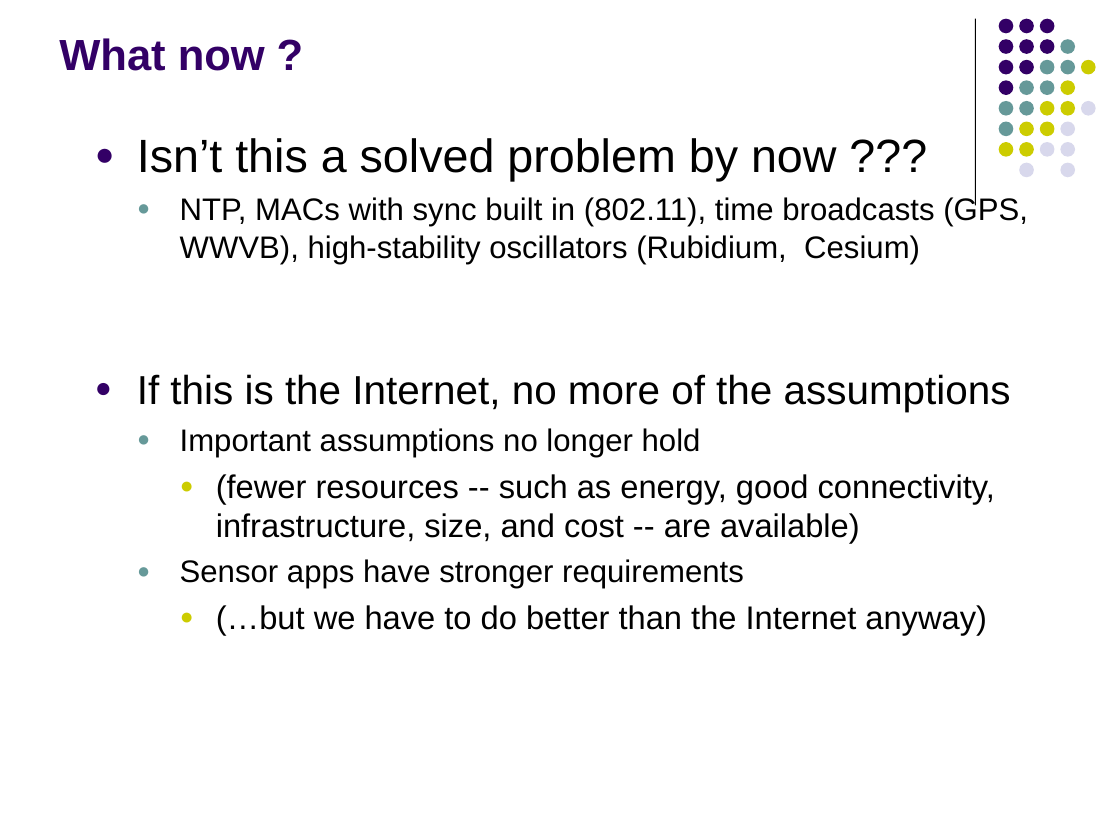
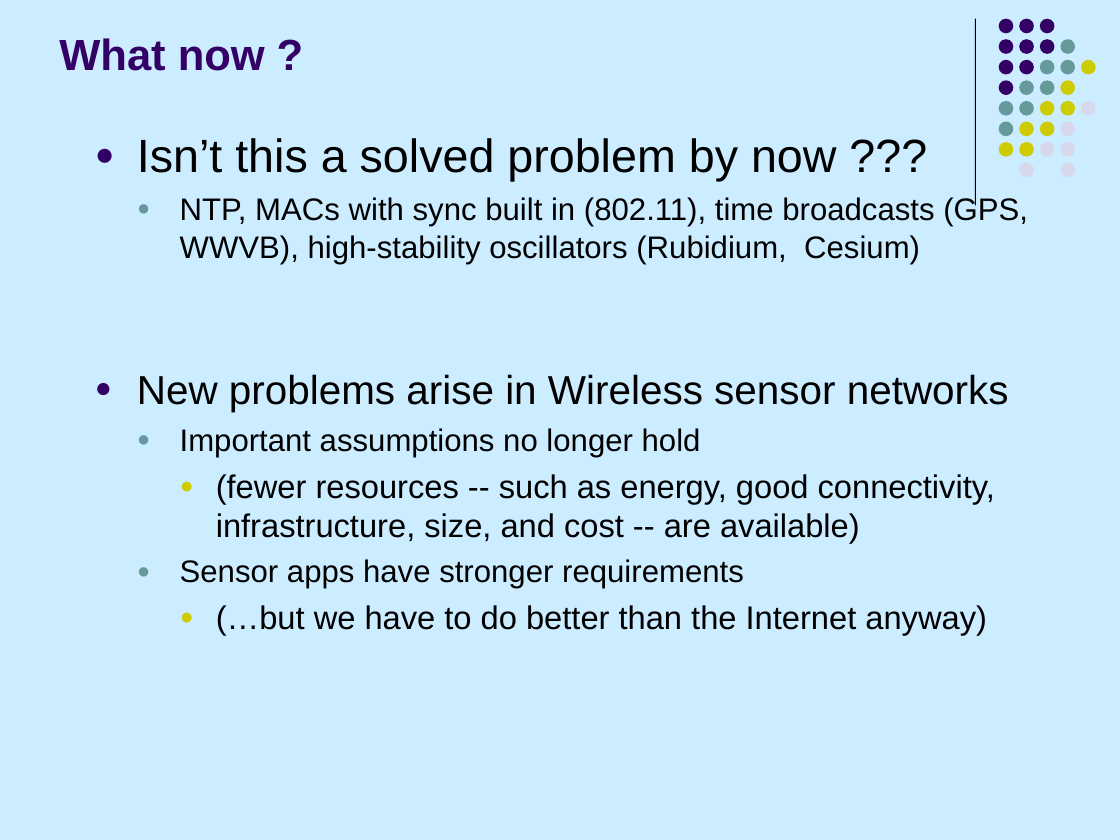
Before and after one commit to fasalex/symposium, a slide deck: slide 6 of Presentation.ppt (slide 5 before the commit). Drawn at 1120x840 pixels with LibreOffice and Linux fonts; fonts in the diff are those of the drawing. Boxes give left, top, right and bottom in pixels: in the first picture for what was removed or moved away, otherwise in the second. Text is boxed around its words. In the diff, an @@ line names an element or a change of style, - is before the commit and + after.

```diff
--- a/Presentation.ppt
+++ b/Presentation.ppt
@@ background #FFFFFF to #CCECFF @@
@@ text at [137, 374, 1009, 412]: text changed @@
-● If this is the Internet, no more of the assumptions
+● New problems arise in Wireless sensor networks
```
Also in this commit, not shown: 41 other slides changed, 1 slide added, 17 other files.
